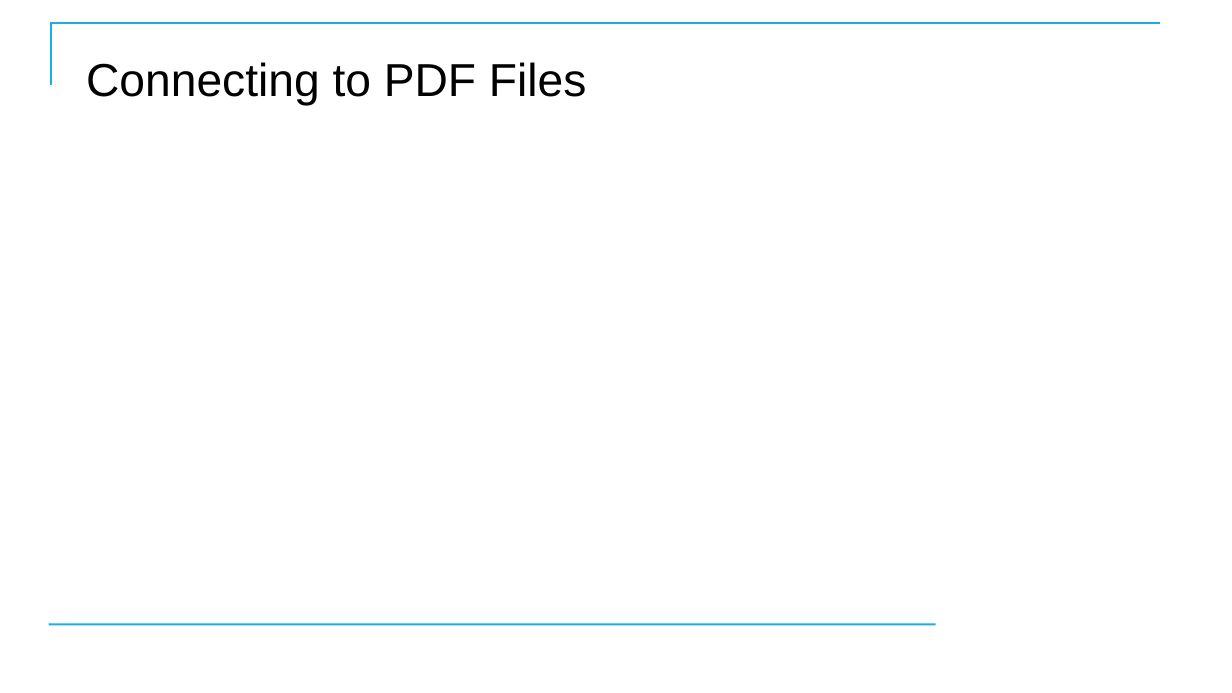
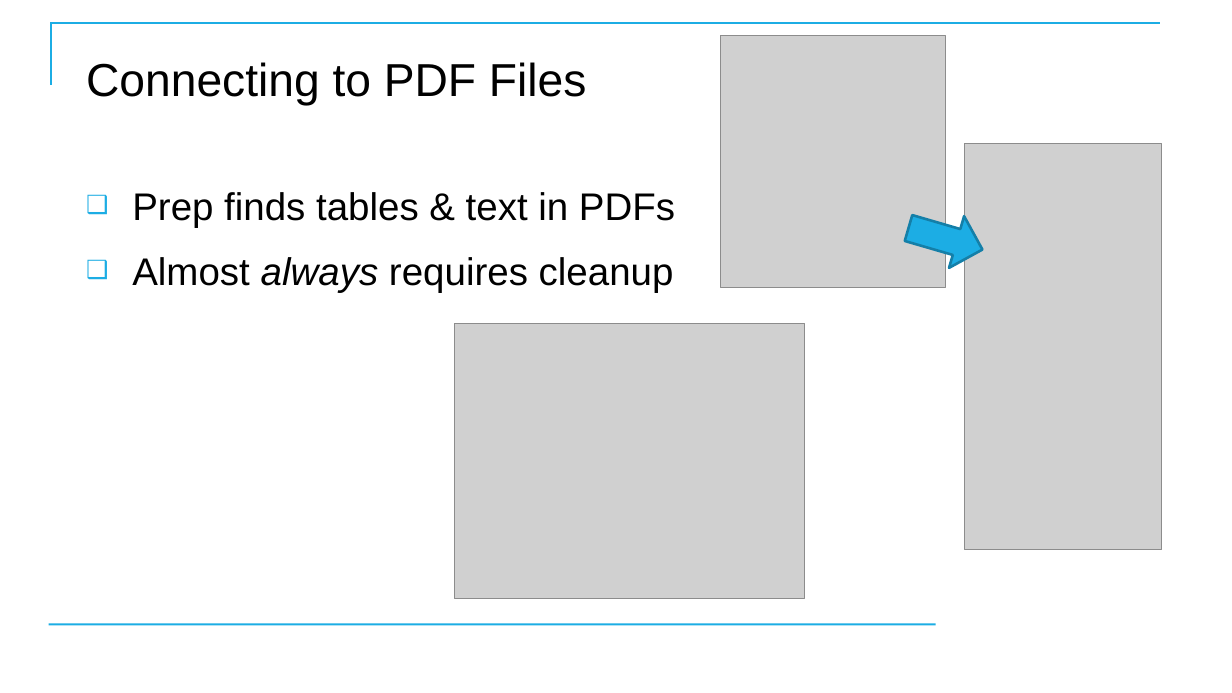
Before and after one commit to CostelloTechnicalConsulting/XTBP10---Tableau-Prep-Introduction, a slide deck: slide 38 of ppt/TableauPrepBuilderIntroV1_1.pptx. Drawn at 1232x693 pixels with LibreOffice and Linux fonts; fonts in the diff are those of the drawing; grey boxes stand for pictures; background and template pictures are left out. Boxes give left, top, right and bottom in pixels: in the first picture for what was removed or moved away, otherwise in the second. Text is boxed around its words. In the diff, an @@ line names an element or a change of style, - is before the commit and + after.

```diff
--- a/ppt/TableauPrepBuilderIntroV1_1.pptx
+++ b/ppt/TableauPrepBuilderIntroV1_1.pptx
@@ picture added at box(720, 36, 945, 287) @@
@@ picture added at box(965, 143, 1163, 550) @@
@@ text added at box(132, 192, 675, 293), 30 pt, text #000000 @@
+❑ Prep finds tables & text in PDFs
+❑ Almost always requires cleanup
@@ right arrow added at box(902, 202, 990, 275), fill #1CADE4, outline #1580A9 2 pt @@
@@ picture added at box(455, 323, 805, 599) @@
```
Also in this commit, not shown: 25 other slides changed, 1 slide added, 1 slide removed, 18 other files.
